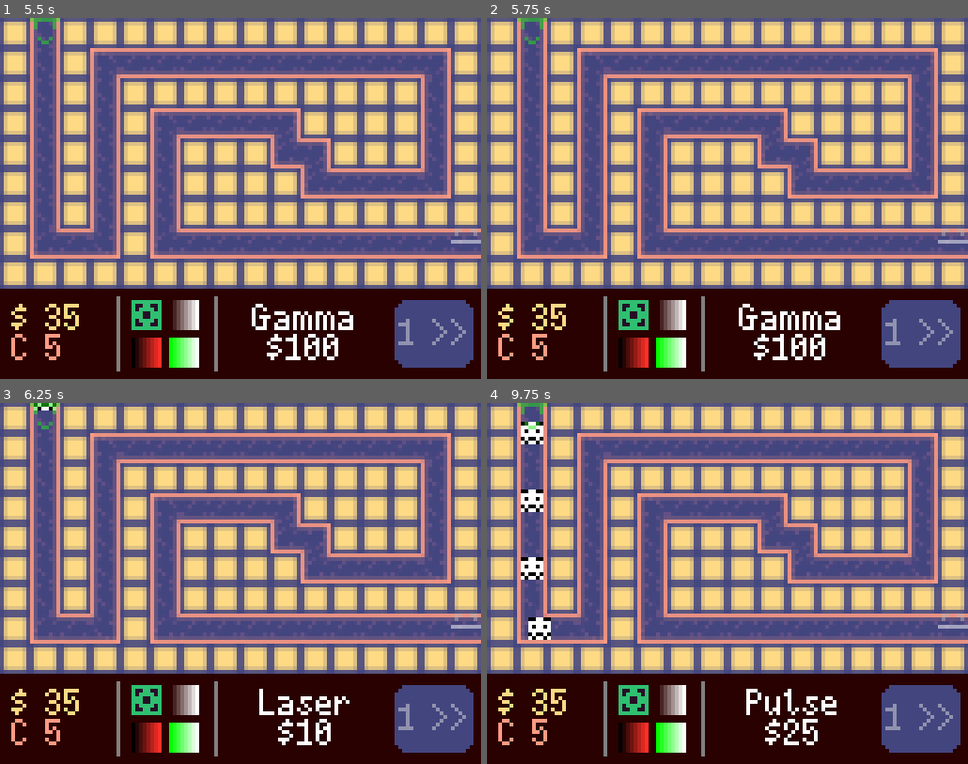
Above: before the commit, frames 1-4 (two rows, left to right).
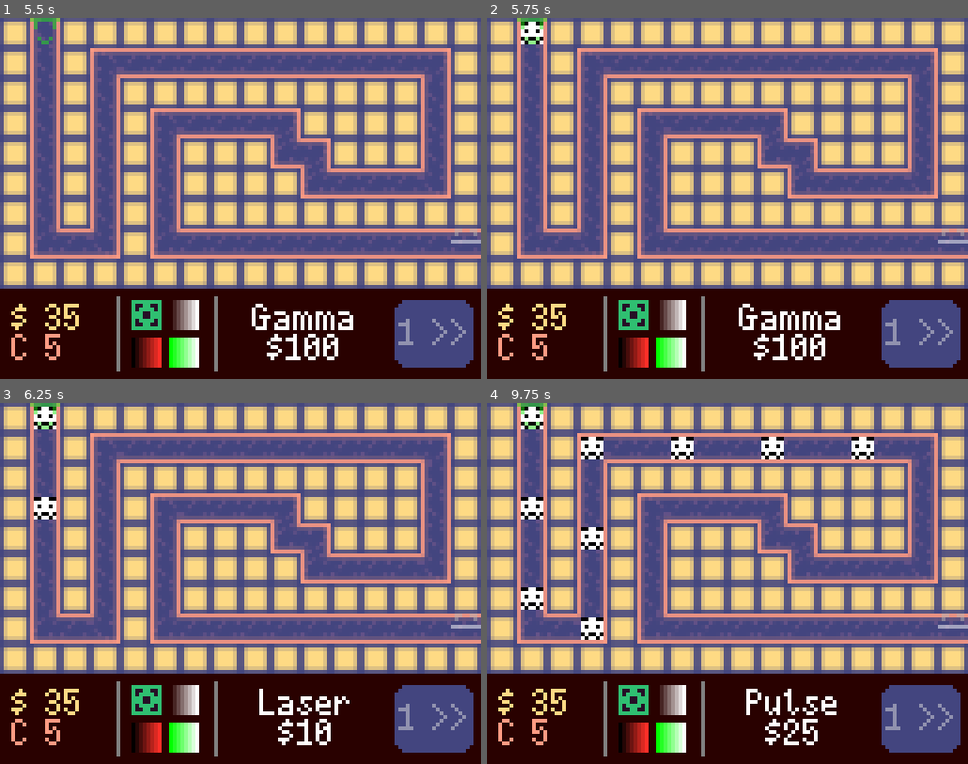
Above: after the commit, the same moments.

Repository: VernalUmbrella/spotkeeper-td
Game: Godot game, scene res://ui/title_screen/title_screen.tscn
Two runs of this game, one before a commit and one after it. Both use one fixed random seed, a clock stepped at 60 frames per second and the inputs below.
Inputs (mouse positions are in pixels of both pictures, inside the frame that each line leads up to):
- Up to frame 1 (5.5 s): click "INSERT COIN" at 0.5 s; click "START" at 1.25 s; click (144, 314) at 2 s; click (182, 314) at 2.75 s; click (144, 353) at 3.5 s; click (182, 353) at 4.25 s; click "1 >>" at 5 s
- Up to frame 2 (5.75 s): no input
- Up to frame 3 (6.25 s): click (144, 699) at 5.75 s
- Up to frame 4 (9.75 s): click (669, 699) at 6.5 s; click (631, 738) at 7.25 s; click (669, 738) at 8 s; click (631, 699) at 8.75 s; click (669, 699) at 9.5 s

Frame 1 is identical in both runs. In frame 2, 0.3% of the frame differs, in the area x 7-12%, y 1-8%; in frame 3, 0.6%; in frame 4, 3.4%, in the area x 7-81%, y 1-66%.

Commit message:
Add waves and balance some numbers

Diff:
--- a/game_objects/enemies/enemy.tscn
+++ b/game_objects/enemies/enemy.tscn
@@ -58,7 +58,6 @@
 offset_bottom = -1.0
 grow_horizontal = 2
 theme = ExtResource("2_b0fn4")
-step = 1.0
 value = 37.0
 show_percentage = false
 script = SubResource("GDScript_77jn3")
--- a/game_objects/enemies/enemy_path.gd
+++ b/game_objects/enemies/enemy_path.gd
@@ -4,6 +4,7 @@
 const EnemyScene = preload("res://game_objects/enemies/enemy.tscn")
 
 @export var game_stats: GameStats
+
 @onready var spawn_timer: Timer = $SpawnTimer
 
 var current_wave: Wave:
@@ -11,6 +12,7 @@
 		if game_stats.current_wave >= len(game_stats.wave_sequence):
 			return null
 		return game_stats.wave_sequence[game_stats.current_wave]
+var current_spawn: EnemyStats
 var remaining_spawns: int = 0
 var active: bool = false
 
@@ -28,6 +30,9 @@
 		return
 	active = true
 	remaining_spawns = current_wave.count
+	current_spawn = current_wave.enemy_stats.clone()
+	current_spawn.max_health *= current_wave.health_multiplier
+	current_spawn.speed *= current_wave.speed_multiplier
 	spawn_timer.wait_time = current_wave.spawn_interval
 	spawn_timer.start()
 
@@ -40,7 +45,7 @@
 
 func _on_spawn_timer_timeout() -> void:
 	var new_spawn = EnemyScene.instantiate()
-	new_spawn.enemy_stats = current_wave.enemy_stats
+	new_spawn.enemy_stats = current_spawn
 	add_child(new_spawn)
 	remaining_spawns -= 1
 	if remaining_spawns <= 0:
--- a/game_objects/enemies/enemy_stats.gd
+++ b/game_objects/enemies/enemy_stats.gd
@@ -7,3 +7,11 @@
 @export var max_health: float
 @export var speed: float
 @export var loot: int
+
+func clone() -> EnemyStats:
+	var output := EnemyStats.new()
+	output.texture = texture
+	output.max_health = max_health
+	output.speed = speed
+	output.loot = loot
+	return output
--- a/game_objects/enemies/slongler.tres
+++ b/game_objects/enemies/slongler.tres
@@ -7,5 +7,5 @@
 script = ExtResource("1_6pjsk")
 texture = ExtResource("2_c4tgc")
 max_health = 6.0
-speed = 18.0
-loot = 5
+speed = 24.0
+loot = 2
--- /dev/null
+++ b/game_objects/enemies/slouch.tres
@@ -0,0 +1,11 @@
+[gd_resource type="Resource" script_class="EnemyStats" load_steps=3 format=3 uid="uid://b38405e356dbn"]
+
+[ext_resource type="Script" path="res://game_objects/enemies/enemy_stats.gd" id="1_l74cv"]
+[ext_resource type="Texture2D" uid="uid://mvxm7mjirlpf" path="res://game_objects/enemies/enemy_00.png" id="2_vs35k"]
+
+[resource]
+script = ExtResource("1_l74cv")
+texture = ExtResource("2_vs35k")
+max_health = 24.0
+speed = 16.0
+loot = 5
--- /dev/null
+++ b/game_objects/enemies/swiff.tres
@@ -0,0 +1,11 @@
+[gd_resource type="Resource" script_class="EnemyStats" load_steps=3 format=3 uid="uid://bjde6jc5yq582"]
+
+[ext_resource type="Script" path="res://game_objects/enemies/enemy_stats.gd" id="1_cr4wj"]
+[ext_resource type="Texture2D" uid="uid://mvxm7mjirlpf" path="res://game_objects/enemies/enemy_00.png" id="2_56j1o"]
+
+[resource]
+script = ExtResource("1_cr4wj")
+texture = ExtResource("2_56j1o")
+max_health = 2.0
+speed = 48.0
+loot = 1
--- a/game_objects/towers/laser/laser_tower.tres
+++ b/game_objects/towers/laser/laser_tower.tres
@@ -10,7 +10,7 @@
 attack_color = Color(0, 1, 1, 1)
 name = "Laser"
 cost = 10
-damage = 1.0
+damage = 1.5
 attacks_per_second = 0.0
 attack_range = 2.0
 max_targets = 1
--- a/game_objects/towers/pulse/pulse_tower.tres
+++ b/game_objects/towers/pulse/pulse_tower.tres
@@ -17,8 +17,8 @@
 attack_color = Color(1, 0, 0, 1)
 name = "Pulse"
 cost = 25
-damage = 0.8
-attacks_per_second = 1.5
+damage = 1.5
+attacks_per_second = 0.8
 attack_range = 1.0
 max_targets = 99
 targeting_mode = 2
--- a/game_objects/towers/tower.gd
+++ b/game_objects/towers/tower.gd
@@ -45,7 +45,6 @@
 	range_indicator.size = range_size
 	range_indicator.set_position(-range_size / 2)
 
-
 func _on_tile_mouse_entered() -> void:
 	if tween:
 		tween.kill()
--- a/game_objects/towers/tower_stats.gd
+++ b/game_objects/towers/tower_stats.gd
@@ -22,7 +22,7 @@
 ## This property is ignored on towers with continuous firing.
 @export var attacks_per_second: float
 @export var attack_range: float
-@export var max_targets: int
+@export var max_targets: int = 1
 @export var targeting_mode: TargetingMode
 @export var tower_script: Script
 
--- a/game_objects/waves/wave.gd
+++ b/game_objects/waves/wave.gd
@@ -2,5 +2,7 @@
 extends Resource
 
 @export var enemy_stats: EnemyStats
-@export var count: int
-@export var spawn_interval: float
+@export var count: int = 20
+@export var spawn_interval: float = 0.8
+@export var health_multiplier: float = 1
+@export var speed_multiplier: float = 1
--- a/game_objects/waves/wave0.tres
+++ b/game_objects/waves/wave0.tres
@@ -1,10 +1,12 @@
 [gd_resource type="Resource" script_class="Wave" load_steps=3 format=3 uid="uid://ckpd3m4y4gicm"]
 
-[ext_resource type="Resource" uid="uid://b3pgmwuffahgr" path="res://game_objects/enemies/slongler.tres" id="1_niwly"]
+[ext_resource type="Resource" uid="uid://bjde6jc5yq582" path="res://game_objects/enemies/swiff.tres" id="1_tmabp"]
 [ext_resource type="Script" path="res://game_objects/waves/wave.gd" id="2_y5ero"]
 
 [resource]
 script = ExtResource("2_y5ero")
-enemy_stats = ExtResource("1_niwly")
-count = 15
-spawn_interval = 1.0
+enemy_stats = ExtResource("1_tmabp")
+count = 30
+spawn_interval = 0.5
+health_multiplier = 1.0
+speed_multiplier = 1.0
--- a/game_objects/waves/wave1.tres
+++ b/game_objects/waves/wave1.tres
@@ -1,10 +1,12 @@
 [gd_resource type="Resource" script_class="Wave" load_steps=3 format=3 uid="uid://3fobcdff3ups"]
 
-[ext_resource type="Resource" uid="uid://b3pgmwuffahgr" path="res://game_objects/enemies/slongler.tres" id="1_ma3iq"]
+[ext_resource type="Resource" uid="uid://bjde6jc5yq582" path="res://game_objects/enemies/swiff.tres" id="1_2v7xq"]
 [ext_resource type="Script" path="res://game_objects/waves/wave.gd" id="2_ukq4l"]
 
 [resource]
 script = ExtResource("2_ukq4l")
-enemy_stats = ExtResource("1_ma3iq")
-count = 10
+enemy_stats = ExtResource("1_2v7xq")
+count = 40
 spawn_interval = 0.3
+health_multiplier = 1.0
+speed_multiplier = 1.0
--- /dev/null
+++ b/game_objects/waves/wave2.tres
@@ -0,0 +1,10 @@
+[gd_resource type="Resource" script_class="Wave" load_steps=3 format=3 uid="uid://dhbpgbt42s8xl"]
+
+[ext_resource type="Resource" uid="uid://b38405e356dbn" path="res://game_objects/enemies/slouch.tres" id="1_60n0h"]
+[ext_resource type="Script" path="res://game_objects/waves/wave.gd" id="2_nlwbd"]
+
+[resource]
+script = ExtResource("2_nlwbd")
+enemy_stats = ExtResource("1_60n0h")
+count = 15
+spawn_interval = 1.5
--- /dev/null
+++ b/game_objects/waves/wave3.tres
@@ -0,0 +1,12 @@
+[gd_resource type="Resource" script_class="Wave" load_steps=3 format=3 uid="uid://n4dxwxf2geye"]
+
+[ext_resource type="Resource" uid="uid://b3pgmwuffahgr" path="res://game_objects/enemies/slongler.tres" id="1_1ahru"]
+[ext_resource type="Script" path="res://game_objects/waves/wave.gd" id="2_27u35"]
+
+[resource]
+script = ExtResource("2_27u35")
+enemy_stats = ExtResource("1_1ahru")
+count = 40
+spawn_interval = 0.5
+health_multiplier = 10.0
+speed_multiplier = 1.0
--- a/main/game_stats/easy_stats.tres
+++ b/main/game_stats/easy_stats.tres
@@ -1,13 +1,15 @@
-[gd_resource type="Resource" script_class="GameStats" load_steps=5 format=3 uid="uid://dnlk6dm14k4rn"]
+[gd_resource type="Resource" script_class="GameStats" load_steps=7 format=3 uid="uid://dnlk6dm14k4rn"]
 
 [ext_resource type="Script" path="res://main/game_stats/game_stats.gd" id="1_p0skp"]
 [ext_resource type="Script" path="res://game_objects/waves/wave.gd" id="2_xtm5i"]
 [ext_resource type="Resource" uid="uid://ckpd3m4y4gicm" path="res://game_objects/waves/wave0.tres" id="3_n1130"]
 [ext_resource type="Resource" uid="uid://3fobcdff3ups" path="res://game_objects/waves/wave1.tres" id="4_2wvlc"]
+[ext_resource type="Resource" uid="uid://dhbpgbt42s8xl" path="res://game_objects/waves/wave2.tres" id="5_8yqnb"]
+[ext_resource type="Resource" uid="uid://n4dxwxf2geye" path="res://game_objects/waves/wave3.tres" id="6_yv12e"]
 
 [resource]
 script = ExtResource("1_p0skp")
 money = 65
 lives_left = 15
-wave_sequence = Array[ExtResource("2_xtm5i")]([ExtResource("3_n1130"), ExtResource("4_2wvlc")])
+wave_sequence = Array[ExtResource("2_xtm5i")]([ExtResource("3_n1130"), ExtResource("4_2wvlc"), ExtResource("5_8yqnb"), ExtResource("6_yv12e")])
 current_wave = 0
--- a/main/game_stats/hard_stats.tres
+++ b/main/game_stats/hard_stats.tres
@@ -1,13 +1,15 @@
-[gd_resource type="Resource" script_class="GameStats" load_steps=5 format=3 uid="uid://d0312etcm2x63"]
+[gd_resource type="Resource" script_class="GameStats" load_steps=7 format=3 uid="uid://d0312etcm2x63"]
 
 [ext_resource type="Script" path="res://main/game_stats/game_stats.gd" id="1_0owqq"]
 [ext_resource type="Script" path="res://game_objects/waves/wave.gd" id="2_xo4ry"]
 [ext_resource type="Resource" uid="uid://ckpd3m4y4gicm" path="res://game_objects/waves/wave0.tres" id="3_8kjih"]
 [ext_resource type="Resource" uid="uid://3fobcdff3ups" path="res://game_objects/waves/wave1.tres" id="4_7r1kl"]
+[ext_resource type="Resource" uid="uid://dhbpgbt42s8xl" path="res://game_objects/waves/wave2.tres" id="5_xc0oe"]
+[ext_resource type="Resource" uid="uid://n4dxwxf2geye" path="res://game_objects/waves/wave3.tres" id="6_oyhsp"]
 
 [resource]
 script = ExtResource("1_0owqq")
 money = 35
 lives_left = 5
-wave_sequence = Array[ExtResource("2_xo4ry")]([ExtResource("3_8kjih"), ExtResource("4_7r1kl")])
+wave_sequence = Array[ExtResource("2_xo4ry")]([ExtResource("3_8kjih"), ExtResource("4_7r1kl"), ExtResource("5_xc0oe"), ExtResource("6_oyhsp")])
 current_wave = 0
--- a/main/game_stats/medium_stats.tres
+++ b/main/game_stats/medium_stats.tres
@@ -1,13 +1,15 @@
-[gd_resource type="Resource" script_class="GameStats" load_steps=5 format=3 uid="uid://d0cebgj7cj7nn"]
+[gd_resource type="Resource" script_class="GameStats" load_steps=7 format=3 uid="uid://d0cebgj7cj7nn"]
 
 [ext_resource type="Script" path="res://main/game_stats/game_stats.gd" id="1_f6et8"]
 [ext_resource type="Script" path="res://game_objects/waves/wave.gd" id="2_tnq72"]
 [ext_resource type="Resource" uid="uid://ckpd3m4y4gicm" path="res://game_objects/waves/wave0.tres" id="3_nwrqk"]
 [ext_resource type="Resource" uid="uid://3fobcdff3ups" path="res://game_objects/waves/wave1.tres" id="4_i0sni"]
+[ext_resource type="Resource" uid="uid://dhbpgbt42s8xl" path="res://game_objects/waves/wave2.tres" id="5_elt7w"]
+[ext_resource type="Resource" uid="uid://n4dxwxf2geye" path="res://game_objects/waves/wave3.tres" id="6_nb6e7"]
 
 [resource]
 script = ExtResource("1_f6et8")
 money = 50
 lives_left = 10
-wave_sequence = Array[ExtResource("2_tnq72")]([ExtResource("3_nwrqk"), ExtResource("4_i0sni")])
+wave_sequence = Array[ExtResource("2_tnq72")]([ExtResource("3_nwrqk"), ExtResource("4_i0sni"), ExtResource("5_elt7w"), ExtResource("6_nb6e7")])
 current_wave = 0
